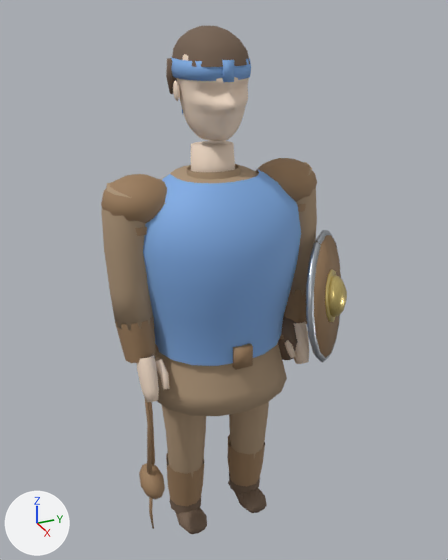
The glTF model public/models/units/slinger.glb: old version first, new version second.
One viewpoint serves both versions: a 50 mm lens placed at (1.097, -0.472, 1.139), pointed at (-0.018, 0.03, 0.582). The lights are fixed; the arrows at lower left show +X, +Y and +Z. The picture after the commit comes second. Where no turn or scale is listed for an object, it has been applied to the vertices. Vertices at exactly the same position are counted once.

In view in the first picture: 'Arm_L', 'Arm_R', 'Belt', 'Boot_L', 'Boot_R', 'Bracer_L', 'Bracer_R', 'Greave_L', 'Greave_R', 'Hair', 'Hand_L', 'Hand_R', 'Head', 'Leg_L', 'Leg_R', 'Pauldron_L', 'Pauldron_R', 'Shield', 'Shield_Boss', 'Shield_Rim', 'Stone_Pouch', 'Torso', 'Vest_Team', 'Weapon' and 4 more.
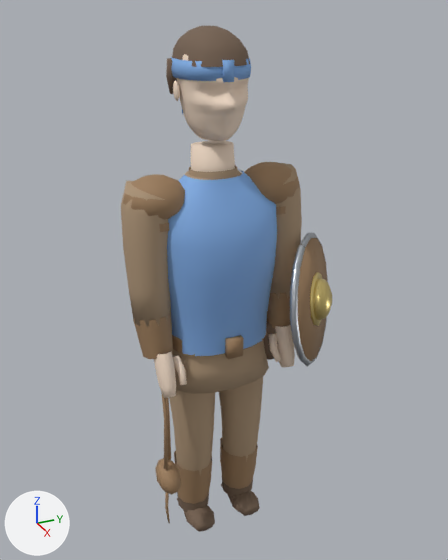
Location of each change, (x1, y1, x2, y2) in pixels of the pictures (448 x 560 px; the box of a moved part takes in the faces that stretch with it):
'Vest_Team', reshaped (30% narrower)
    before: (143, 169, 301, 366)
    after: (167, 169, 277, 356)
'Torso', reshaped (27% narrower, 11% shorter)
    before: (155, 165, 287, 416)
    after: (173, 171, 269, 394)
'Arm_R', moved
    before: (101, 183, 154, 330)
    after: (121, 181, 171, 327)
'Leg_R', moved
    before: (155, 353, 206, 477)
    after: (169, 353, 215, 475)
'Shield', moved
    before: (314, 235, 341, 358)
    after: (298, 238, 327, 361)
'Arm_L', moved
    before: (291, 162, 317, 296)
    after: (269, 163, 302, 299)
'Pauldron_R', reshaped, moved (6% shorter)
    before: (101, 174, 167, 236)
    after: (123, 174, 185, 232)
'Leg_L', moved
    before: (229, 402, 269, 458)
    after: (219, 342, 264, 461)
'Pauldron_L', moved
    before: (256, 158, 317, 212)
    after: (244, 162, 300, 215)
'Weapon', moved
    before: (139, 397, 165, 529)
    after: (155, 392, 181, 523)
'Shield_Rim', moved
    before: (306, 230, 341, 362)
    after: (290, 233, 328, 366)
'Bracer_R', moved
    before: (115, 317, 156, 363)
    after: (133, 313, 173, 359)
'Hand_R', moved
    before: (137, 356, 170, 402)
    after: (154, 352, 187, 398)
'Shield_Boss', moved
    before: (325, 269, 347, 322)
    after: (310, 272, 332, 326)
'Greave_R', moved
    before: (166, 453, 204, 506)
    after: (174, 451, 212, 504)
'Greave_L', moved
    before: (227, 435, 265, 487)
    after: (220, 438, 258, 489)
'Hand_L', moved
    before: (285, 322, 309, 364)
    after: (269, 324, 295, 368)
'Bracer_L', moved
    before: (284, 289, 307, 324)
    after: (267, 293, 291, 328)
'Boot_R', moved
    before: (169, 498, 207, 534)
    after: (177, 493, 215, 532)
'Boot_L', moved
    before: (228, 474, 267, 513)
    after: (221, 478, 260, 516)
'Belt', reshaped
    before: (155, 343, 253, 370)
    after: (172, 323, 267, 359)
part 2 of me_pauldron_r_mesh, moved or reshaped
    before: (101, 174, 167, 224)
    after: (123, 174, 185, 220)
part 3 of me_belt_mesh, moved or reshaped
    before: (232, 343, 253, 370)
    after: (225, 335, 243, 359)
part 4 of me_belt_mesh, moved or reshaped
    before: (155, 344, 202, 366)
    after: (172, 323, 267, 357)
part 5 of me_stone_pouch_mesh, moved or reshaped
    before: (278, 316, 296, 360)
    after: (263, 321, 276, 360)

What changed in the scene script:
```text
Change me_torso_mesh:
    remove me_torso_mesh.from_pydata(...)  # 180 vertices, 356 faces; spans x -0.143..0.153, y -0.168..0.168, z 0.36..0.825
    add me_torso_mesh.from_pydata(...)  # 162 vertices, 320 faces; spans x -0.095..0.098, y -0.12..0.12, z 0.38..0.825
    me_torso_mesh part 1: 180 vertices removed from x -0.143..0.153, y -0.168..0.168, z 0.36..0.825; 162 vertices added at x -0.095..0.098, y -0.12..0.12, z 0.38..0.825
Change me_pauldron_r_mesh:
    remove me_pauldron_r_mesh.from_pydata(...)  # 106 vertices, 188 faces; spans x -0.062..0.066, y -0.052..0.088, z -0.026..0.072
    add me_pauldron_r_mesh.from_pydata(...)  # 106 vertices, 188 faces; spans x -0.058..0.062, y -0.048..0.08, z -0.026..0.068
    me_pauldron_r_mesh part 2: the loose piece of 86 vertices spanning x -0.062..0.066, y -0.052..0.088, z -0.024..0.072 is scaled about its middle by (0.937, 0.914, 0.958), then moved by (0.0, -0.002, -0.002)
    other edits to the shape of me_pauldron_r_mesh do not show in these pictures
Change me_belt_mesh:
    remove me_belt_mesh.from_pydata(...)  # 44 vertices, 48 faces; spans x -0.128..0.146, y -0.14..0.14, z 0.462..0.508
    add me_belt_mesh.from_pydata(...)  # 44 vertices, 48 faces; spans x -0.087..0.107, y -0.109..0.109, z 0.464..0.506
    me_belt_mesh part 3: the loose piece of 8 vertices spanning x 0.132..0.146, y -0.019..0.019, z 0.462..0.508 is scaled about its middle by (1, 0.895, 0.913), then moved by (-0.039, 0.0, 0.0)
    me_belt_mesh part 4: 36 of 44 vertices moved; they spanned x -0.128..0.132, y -0.14..0.14, z 0.468..0.502 and now span x -0.087..0.093, y -0.109..0.109, z 0.468..0.502; mean shift (0.001, 0.0, 0.0); largest move (-0.128, 0.0, 0.468) -> (-0.087, 0.0, 0.468)
Change me_stone_pouch_mesh:
    remove me_stone_pouch_mesh.from_pydata(...)  # 100 vertices, 188 faces; spans x -0.0107..0.0831, y 0.118..0.202, z 0.382..0.498
    add me_stone_pouch_mesh.from_pydata(...)  # 100 vertices, 188 faces; spans x -0.0168..0.0682, y 0.084..0.156, z 0.388..0.492
    me_stone_pouch_mesh part 5: the loose piece of 72 vertices spanning x -0.0107..0.0807, y 0.118..0.202, z 0.382..0.498 is scaled about its middle by (0.917, 0.857, 0.897), then moved by (-0.01, -0.04, 0.0)
    other edits to the shape of me_stone_pouch_mesh do not show in these pictures
Change me_vest_team_mesh:
    remove me_vest_team_mesh.from_pydata(...)  # 88 vertices, 140 faces; spans x -0.021..0.156, y -0.174..0.174, z 0.47..0.828
    add me_vest_team_mesh.from_pydata(...)  # 88 vertices, 140 faces; spans x -0.016..0.107, y -0.124..0.124, z 0.47..0.825
    me_vest_team_mesh part 6: 88 of 88 vertices moved; they spanned x -0.021..0.156, y -0.174..0.174, z 0.47..0.828 and now span x -0.016..0.107, y -0.124..0.124, z 0.47..0.825; mean shift (-0.022, 0.0, -0.001)
Change ob_arm_l:
    ob_arm_l.location: (0.0, 0.175, 0.765) -> (0.0, 0.138, 0.765)
Change ob_bracer_l:
    ob_bracer_l.location: (0.0, 0.175, 0.765) -> (0.0, 0.138, 0.765)
Change ob_hand_l:
    ob_hand_l.location: (0.0, 0.175, 0.765) -> (0.0, 0.138, 0.765)
Change ob_pauldron_l:
    ob_pauldron_l.location: (0.0, 0.175, 0.765) -> (0.0, 0.138, 0.765)
Change ob_shield:
    ob_shield.location: (0.075, 0.23, 0.545) -> (0.075, 0.193, 0.545)
Change ob_shield_boss:
    ob_shield_boss.location: (0.075, 0.23, 0.545) -> (0.075, 0.193, 0.545)
Change ob_shield_rim:
    ob_shield_rim.location: (0.075, 0.23, 0.545) -> (0.075, 0.193, 0.545)
Change ob_arm_r:
    ob_arm_r.location: (0.0, -0.175, 0.765) -> (0.0, -0.138, 0.765)
Change ob_bracer_r:
    ob_bracer_r.location: (0.0, -0.175, 0.765) -> (0.0, -0.138, 0.765)
Change ob_hand_r:
    ob_hand_r.location: (0.0, -0.175, 0.765) -> (0.0, -0.138, 0.765)
Change ob_pauldron_r:
    ob_pauldron_r.location: (0.0, -0.175, 0.765) -> (0.0, -0.138, 0.765)
Change ob_weapon:
    ob_weapon.location: (0.0, -0.175, 0.765) -> (0.0, -0.138, 0.765)
Change ob_leg_l:
    ob_leg_l.location: (0.0, 0.08, 0.4) -> (0.0, 0.06, 0.4)
Change ob_boot_l:
    ob_boot_l.location: (0.0, 0.08, 0.4) -> (0.0, 0.06, 0.4)
Change ob_greave_l:
    ob_greave_l.location: (0.0, 0.08, 0.4) -> (0.0, 0.06, 0.4)
Change ob_leg_r:
    ob_leg_r.location: (0.0, -0.08, 0.4) -> (0.0, -0.06, 0.4)
Change ob_boot_r:
    ob_boot_r.location: (0.0, -0.08, 0.4) -> (0.0, -0.06, 0.4)
Change ob_greave_r:
    ob_greave_r.location: (0.0, -0.08, 0.4) -> (0.0, -0.06, 0.4)
```
